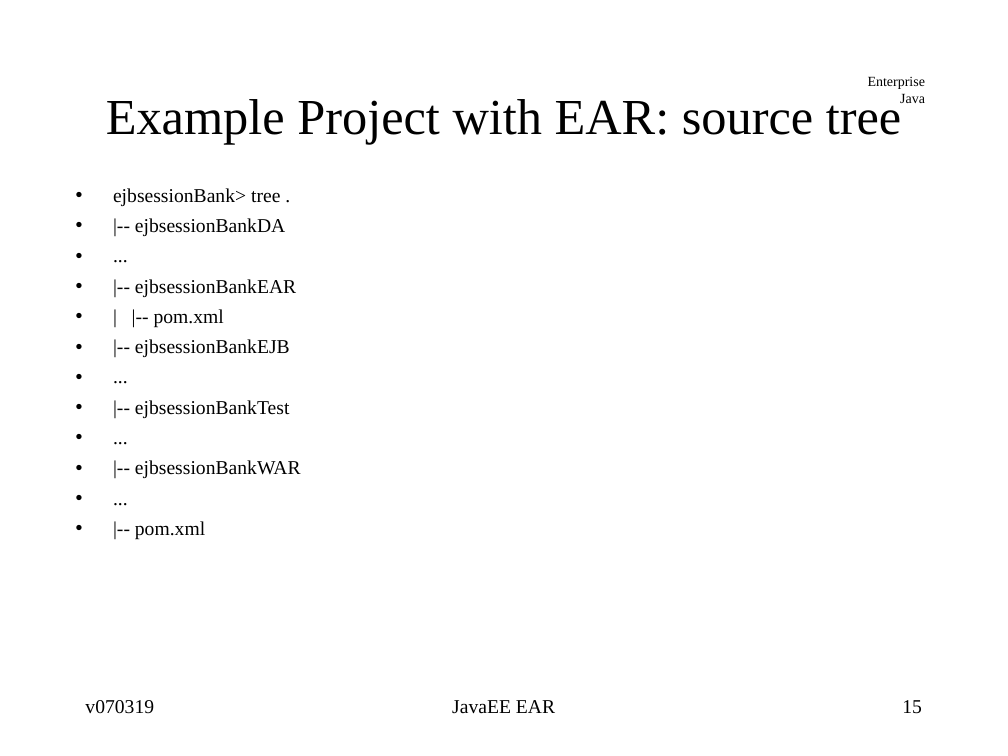
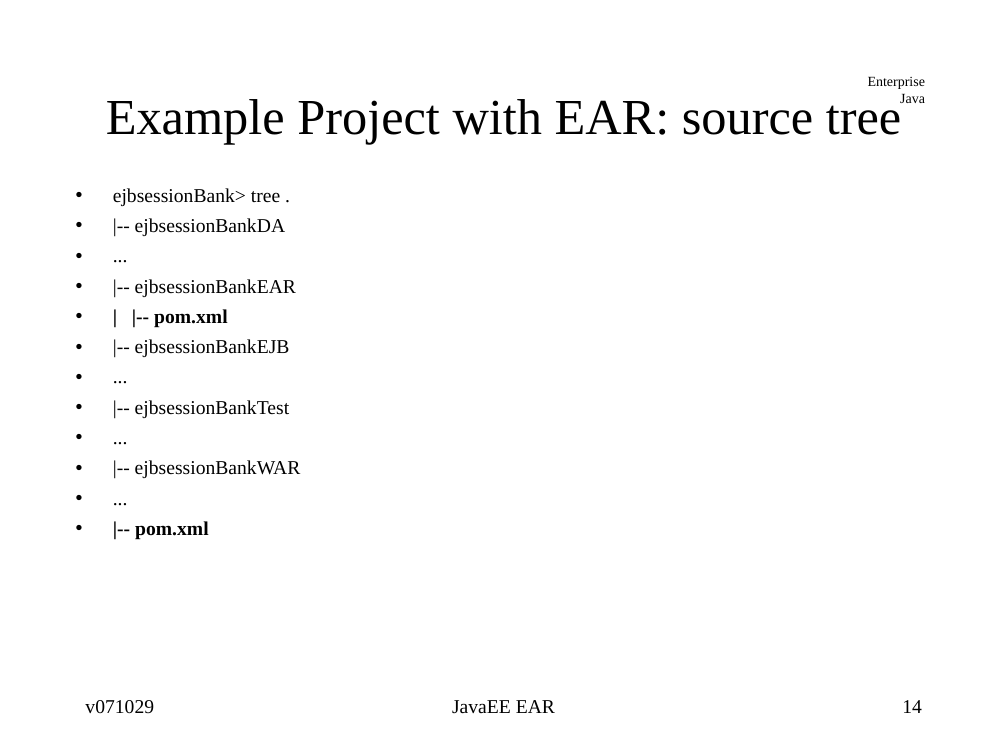
Before and after one commit to jcstaff/ejava-javaee, a slide deck: slide 14 of course-docs/src/site/resources/lectures/javaeeEAR.ppt (slide 15 before the commit). Drawn at 1008x756 pixels with LibreOffice and Linux fonts; fonts in the diff are those of the drawing. Boxes give left, top, right and bottom in pixels: in the first picture for what was removed or moved away, otherwise in the second. Text is boxed around its words. In the diff, an @@ line names an element or a change of style, - is before the commit and + after.

```diff
--- a/course-docs/src/site/resources/lectures/javaeeEAR.ppt
+++ b/course-docs/src/site/resources/lectures/javaeeEAR.ppt
@@ text at <box>135,309,228,540</box>: bold on in "| |-- pom.xml", "|-- pom.xml" @@
@@ text at <box>85,700,154,714</box>: text changed @@
-v070319
+v071029
@@ page number at <box>902,700,922,713</box>: text changed @@
-15
+14
```
Also in this commit, not shown: 16 other slides changed, 9 slides added, 1 slide removed, 7 other files.
